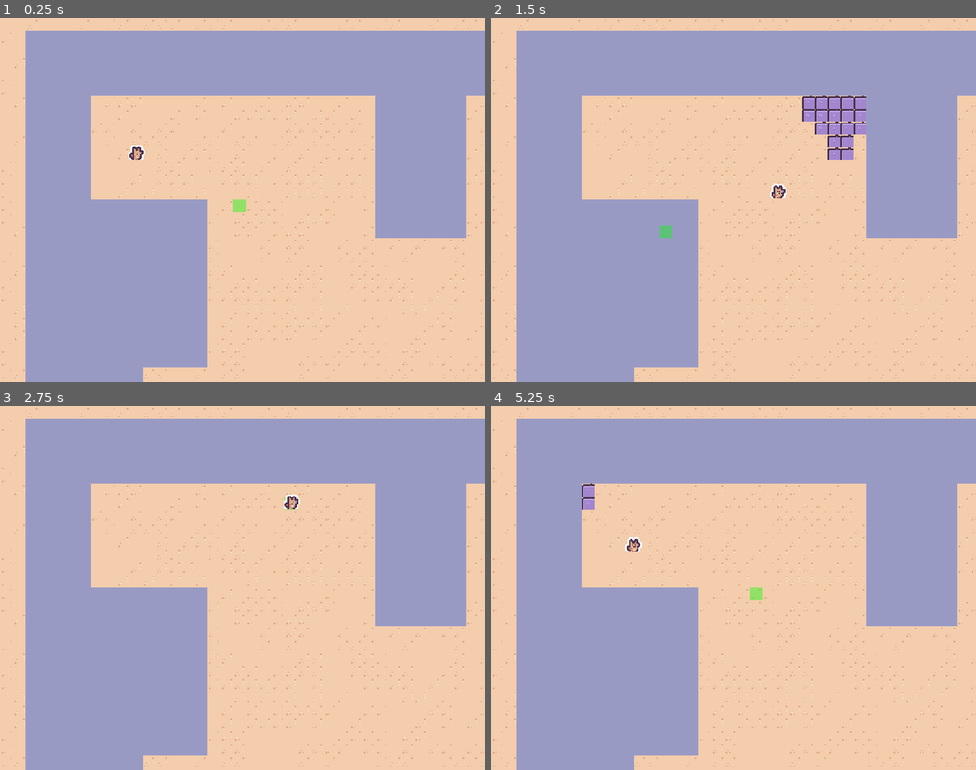
Above: before the commit, frames 1-4 (two rows, left to right).
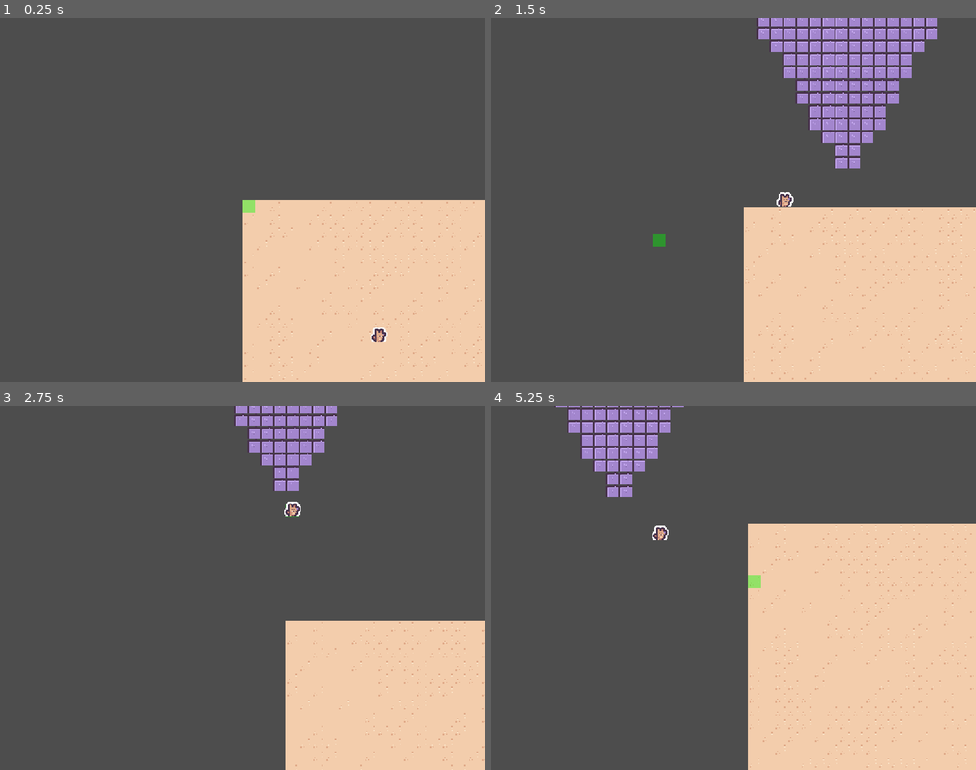
Above: after the commit, the same moments.

Repository: david8zhang/valorant-team-manager-godot
Game: Godot game, scene res://scenes/GameRound.tscn
The game is run twice, just before and just after one commit, with the same random seed, the same clock (stepped at 60 frames per second) and the same inputs.
Inputs (mouse positions are in pixels of both pictures, inside the frame that each line leads up to):
- Up to frame 1 (0.25 s): no input
- Up to frame 2 (1.5 s): tap Enter at 0.5 s; move the mouse to (840, 181) at 0.52 s; click (840, 181) at 0.6 s; drag from (636, 218) to (709, 272) at 1.27 s
- Up to frame 3 (2.75 s): move the mouse to (291, 507) at 2.02 s; click (291, 507) at 2.1 s
- Up to frame 4 (5.25 s): drag from (709, 660) to (588, 533) at 2.77 s; move the mouse to (879, 642) at 3.52 s; click (879, 642) at 3.6 s; drag from (588, 533) to (660, 497) at 4.27 s; move the mouse to (757, 588) at 5.02 s; click (757, 588) at 5.1 s

The runs differ from the first frame. In frame 1, 78% of the frame differs, in the area x 0-100%, y 0-100%; in frame 2, 76%; in frame 3, 83%; in frame 4, 74%.

Commit message:
add panning to camera

Diff:
--- a/codebase/scenes/GameRound.tscn
+++ b/codebase/scenes/GameRound.tscn
@@ -13,11 +13,13 @@
 script = ExtResource("1_dq0hy")
 
 [node name="Camera2D" type="Camera2D" parent="."]
-anchor_mode = 0
 zoom = Vector2(2, 2)
 script = ExtResource("3_ljav5")
 
 [node name="Map" parent="." instance=ExtResource("2_74q1x")]
+
+[node name="WallsLayer" parent="Map" index="1"]
+tile_map_data = PackedByteArray()
 
 [node name="HighlightOverlay" parent="." node_paths=PackedStringArray("map") instance=ExtResource("4_cw3wy")]
 map = NodePath("../Map")
@@ -35,7 +37,6 @@
 highlight_overlay = NodePath("../../HighlightOverlay")
 
 [node name="CPUTeam" type="Node2D" parent="." node_paths=PackedStringArray("map")]
-visible = false
 script = ExtResource("5_dbxdc")
 agent_scene = ExtResource("3_74q1x")
 map = NodePath("../Map")
@@ -44,3 +45,5 @@
 
 [node name="CPUAgentController" type="Node2D" parent="CPUTeam"]
 script = ExtResource("8_twj6c")
+
+[editable path="Map"]
--- a/codebase/scripts/Agent.gd
+++ b/codebase/scripts/Agent.gd
@@ -6,12 +6,12 @@
 var walls_tilemap: TileMapLayer
 var ground_tilemap: TileMapLayer
 var vision_tilemap: TileMapLayer
+var vision_direction: Vector2 = Vector2.UP
 
 func move_to_position(new_pos: Vector2, callback: Callable):
 	var tween = create_tween()
 	tween.tween_property(self, "global_position", new_pos, 0.5)
 	var on_complete = func _on_complete():
-		print("Went here!")
 		var visible_tiles = get_visible_tiles()
 		highlight_visible_tiles(visible_tiles)  # optional, for debugging
 		callback.call()
@@ -19,80 +19,74 @@
 
 
 func get_visible_tiles() -> Array:
-		var px = ground_tilemap.local_to_map(global_position)
-		var forward: Vector2 = Vector2.UP.rotated(rotation).normalized()
+	var px = ground_tilemap.local_to_map(global_position)
+	var forward: Vector2 = vision_direction.rotated(rotation).normalized()
 
-		var half_angle_rad = deg_to_rad(vision_angle_degrees / 2.0)
-		var tile_size: Vector2 = ground_tilemap.tile_set.tile_size
-		var max_dist_world = vision_distance * tile_size.x
+	var half_angle_rad = deg_to_rad(vision_angle_degrees / 2.0)
+	var tile_size: Vector2 = ground_tilemap.tile_set.tile_size
+	var max_dist_world = vision_distance * tile_size.x
 
-		var visible_tiles := []
+	var visible_tiles := []
 
-		for dx in range(-vision_distance, vision_distance + 1):
-				for dy in range(-vision_distance, vision_distance + 1):
+	for dx in range(-vision_distance, vision_distance + 1):
+		for dy in range(-vision_distance, vision_distance + 1):
+			var tile = px + Vector2i(dx, dy)
 
-						var tile = px + Vector2i(dx, dy)
+			# --- Tile center in WORLD coordinates ---
+			var top_left_local = ground_tilemap.map_to_local(tile)
+			var top_left_world = ground_tilemap.to_global(top_left_local)
+			var tile_center_world = top_left_world + tile_size * 0.5
 
-						# --- Tile center in WORLD coordinates ---
-						var top_left_local = ground_tilemap.map_to_local(tile)
-						var top_left_world = ground_tilemap.to_global(top_left_local)
-						var tile_center_world = top_left_world + tile_size * 0.5
+			# --- Distance check ---
+			if global_position.distance_to(tile_center_world) > max_dist_world:
+				continue
 
-						# --- Distance check ---
-						if global_position.distance_to(tile_center_world) > max_dist_world:
-								continue
+			# --- Angle check ---
+			var to_tile = (tile_center_world - global_position).normalized()
+			var dot = forward.dot(to_tile)
 
-						# --- Angle check ---
-						var to_tile = (tile_center_world - global_position).normalized()
-						var dot = forward.dot(to_tile)
+			if dot < cos(half_angle_rad):    # avoids slow acos()
+				continue
 
-						if dot < cos(half_angle_rad):    # avoids slow acos()
-								continue
-
-						# --- Line of Sight ---
-						if not is_tile_blocked(px, tile):
-								visible_tiles.append(tile)
-
-		return visible_tiles
+			# --- Line of Sight ---
+			if not is_tile_blocked(px, tile):
+				visible_tiles.append(tile)
+	return visible_tiles
 
 
 func is_tile_blocked(start: Vector2i, target: Vector2i) -> bool:
-		var points := bresenham_line(start.x, start.y, target.x, target.y)
-
-		for p in points:
-				if p == start:
-						continue
-
-				if walls_tilemap.get_cell_source_id(p) != -1:
-						return true
-
-		return false
+	var points := bresenham_line(start.x, start.y, target.x, target.y)
+	for p in points:
+		if p == start:
+			continue
+		if walls_tilemap.get_cell_source_id(p) != -1:
+			return true
+	return false
 
 
 func bresenham_line(x0, y0, x1, y1) -> Array[Vector2i]:
-		var line: Array[Vector2i] = []
-		var dx = abs(x1 - x0)
-		var dy = -abs(y1 - y0)
-		var sx = 1 if x0 < x1 else -1
-		var sy = 1 if y0 < y1 else -1
-		var err = dx + dy
+	var line: Array[Vector2i] = []
+	var dx = abs(x1 - x0)
+	var dy = -abs(y1 - y0)
+	var sx = 1 if x0 < x1 else -1
+	var sy = 1 if y0 < y1 else -1
+	var err = dx + dy
 
-		var x = x0
-		var y = y0
+	var x = x0
+	var y = y0
 
-		while true:
-				line.append(Vector2i(x, y))
-				if x == x1 and y == y1:
-						break
-				var e2 = 2 * err
-				if e2 >= dy:
-						err += dy
-						x += sx
-				if e2 <= dx:
-						err += dx
-						y += sy
-
-		return line
+	while true:
+		line.append(Vector2i(x, y))
+		if x == x1 and y == y1:
+			break
+		var e2 = 2 * err
+		if e2 >= dy:
+			err += dy
+			x += sx
+		if e2 <= dx:
+			err += dx
+			y += sy
+	return line
 
 
 # -----------------------------------------------------------
--- a/codebase/scripts/Camera.gd
+++ b/codebase/scripts/Camera.gd
@@ -6,26 +6,49 @@
 @export var zoom_speed: float = 0.1   # How much to zoom per scroll
 @export var zoom_lerp_speed: float = 8.0  # How quickly to smooth the zoom
 
+@export var pan_button := MOUSE_BUTTON_LEFT
+@export var smooth_speed := 12.0  # higher = snappier
+
+var _dragging := false
+var _drag_origin := Vector2.ZERO
+var _camera_start := Vector2.ZERO
+var target_position := Vector2.ZERO
 var target_zoom: Vector2 = Vector2.ONE
 
 func _ready():
-    target_zoom = zoom
+	target_zoom = zoom
 
 func _process(delta):
-    # Smoothly interpolate toward target zoom
-    zoom = zoom.lerp(target_zoom, zoom_lerp_speed * delta)
+	# Smoothly interpolate toward target zoom
+	zoom = zoom.lerp(target_zoom, zoom_lerp_speed * delta)
+		# Smooth interpolation toward target when panning
+	position = position.lerp(target_position, 1.0 - exp(-smooth_speed * delta))
 
 func _unhandled_input(event):
-    if event is InputEventMouseButton and event.pressed:
-        if event.button_index == MOUSE_BUTTON_WHEEL_UP:
-            change_zoom(-1)
-        elif event.button_index == MOUSE_BUTTON_WHEEL_DOWN:
-            change_zoom(1)
+	if event is InputEventMouseButton and event.pressed:
+		if event.button_index == MOUSE_BUTTON_WHEEL_UP:
+			change_zoom(-1)
+		elif event.button_index == MOUSE_BUTTON_WHEEL_DOWN:
+			change_zoom(1)
+
+	# Start / end drag
+	if event is InputEventMouseButton and event.button_index == pan_button and not event.is_echo():
+		if event.pressed:
+			_dragging = true
+			_drag_origin = get_global_mouse_position()
+			_camera_start = target_position
+		else:
+			_dragging = false
+
+	# Compute target position during drag
+	if event is InputEventMouseMotion and _dragging:
+		var current_mouse = get_global_mouse_position()
+		target_position = _camera_start + (_drag_origin - current_mouse)
 
 func change_zoom(direction: int):
-    # Calculate new zoom level
-    var new_zoom = target_zoom * (1.0 + direction * zoom_speed)
-    # Clamp to limits
-    new_zoom.x = clamp(new_zoom.x, min_zoom, max_zoom)
-    new_zoom.y = clamp(new_zoom.y, min_zoom, max_zoom)
-    target_zoom = new_zoom
+	# Calculate new zoom level
+	var new_zoom = target_zoom * (1.0 + direction * zoom_speed)
+	# Clamp to limits
+	new_zoom.x = clamp(new_zoom.x, min_zoom, max_zoom)
+	new_zoom.y = clamp(new_zoom.y, min_zoom, max_zoom)
+	target_zoom = new_zoom
--- a/codebase/scripts/GameRound.gd
+++ b/codebase/scripts/GameRound.gd
@@ -11,6 +11,7 @@
 @onready var player_team = $PlayerTeam as Team
 @onready var cpu_team = $CPUTeam as Team
 @onready var map = $Map as Map
+@onready var camera := $Camera2D as Camera2D
 
 var curr_turn_side = Side.PLAYER
 
